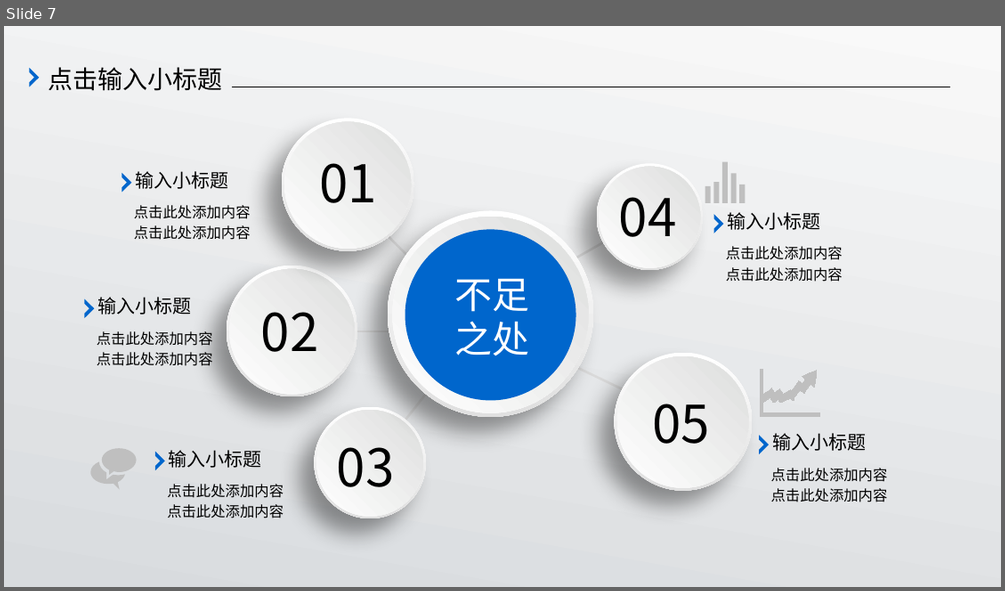
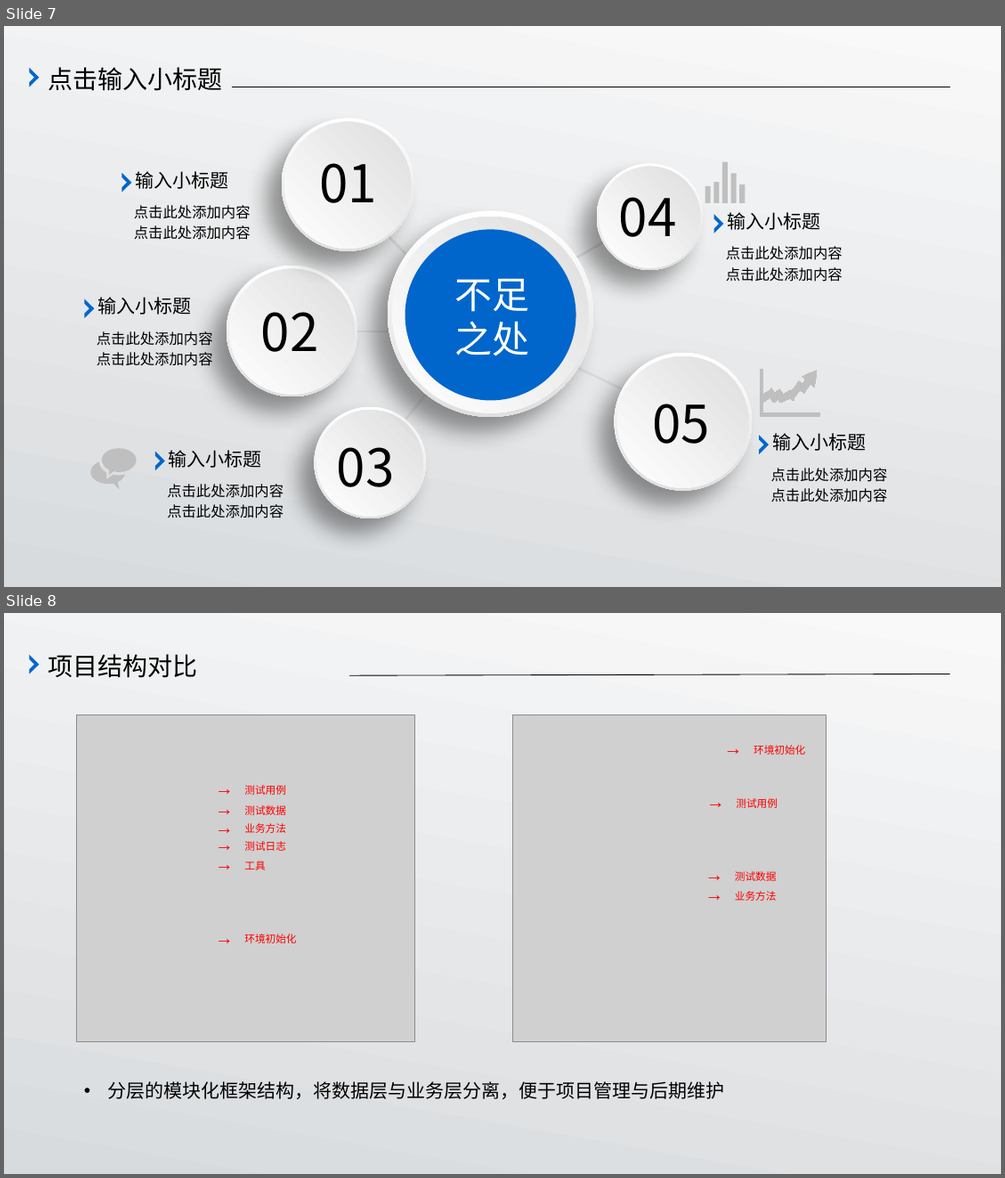
Before and after one commit to TheOneTest/Manage, a slide deck: 计划书.pptx. Shown one above the other, each under a label of ours: slide 7 before the commit, slides 7 and 8 after it. The pictures are 1005x591 and 1005x1178 pixels, drawn with LibreOffice and Linux fonts; fonts in the diff are those of the drawing; grey boxes stand for pictures. Boxes give left, top, right and bottom in pixels: in the first picture for what was removed or moved away, otherwise in the second. Text is boxed around its words. In the diff, an @@ line names an element or a change of style, - is before the commit and + after.

```diff
--- a/计划书.pptx
+++ b/计划书.pptx
@@ slide 8 added at (4,613,1001,1174), background gradient #D8DBDE to #F9F9F9 @@
@@ freeform shape added at (30,655,39,674), fill #0066CC @@
@@ text added at (48,654,198,678), 24 pt, text #000000 @@
+项目结构对比
@@ line added from (349, 676) to (949, 674), #000000 0.75 pt @@
@@ picture added at (76,714,414,1041) @@
@@ picture added at (512,714,825,1041) @@
@@ text added at (716,732,750,763), 18 pt, text #FF0000 @@
+→
@@ text added at (753,745,805,755), 10 pt, text #FF0000 @@
+环境初始化
@@ text added at (207,773,241,803), 18 pt, text #FF0000 @@
+→
@@ text added at (207,793,241,823), 18 pt, text #FF0000 @@
+→
@@ text added at (244,785,286,795), 10 pt, text #FF0000 @@
+测试用例
@@ text added at (698,786,732,816), 18 pt, text #FF0000 @@
+→
@@ text added at (736,798,777,808), 10 pt, text #FF0000 @@
+测试用例
@@ text added at (207,811,241,841), 18 pt, text #FF0000 @@
+→
@@ text added at (244,805,286,815), 10 pt, text #FF0000 @@
+测试数据
@@ text added at (244,823,286,833), 10 pt, text #FF0000 @@
+业务方法
@@ text added at (207,829,241,859), 18 pt, text #FF0000 @@
+→
@@ text added at (207,848,241,878), 18 pt, text #FF0000 @@
+→
@@ text added at (244,841,286,851), 10 pt, text #FF0000 @@
+测试日志
@@ text added at (244,860,265,870), 10 pt, text #FF0000 @@
+工具
@@ text added at (697,878,731,908), 18 pt, text #FF0000 @@
+→
@@ text added at (697,859,731,889), 18 pt, text #FF0000 @@
+→
@@ text added at (735,871,777,881), 10 pt, text #FF0000 @@
+测试数据
@@ text added at (735,891,777,900), 10 pt, text #FF0000 @@
+业务方法
@@ text added at (207,922,241,951), 18 pt, text #FF0000 @@
+→
@@ text added at (244,933,296,943), 10 pt, text #FF0000 @@
+环境初始化
@@ text added at (107,1081,724,1099), 18 pt, text #000000 @@
+• 分层的模块化框架结构，将数据层与业务层分离，便于项目管理与后期维护
```
Also in this commit, not shown: 1 slide removed, 1 other file.
